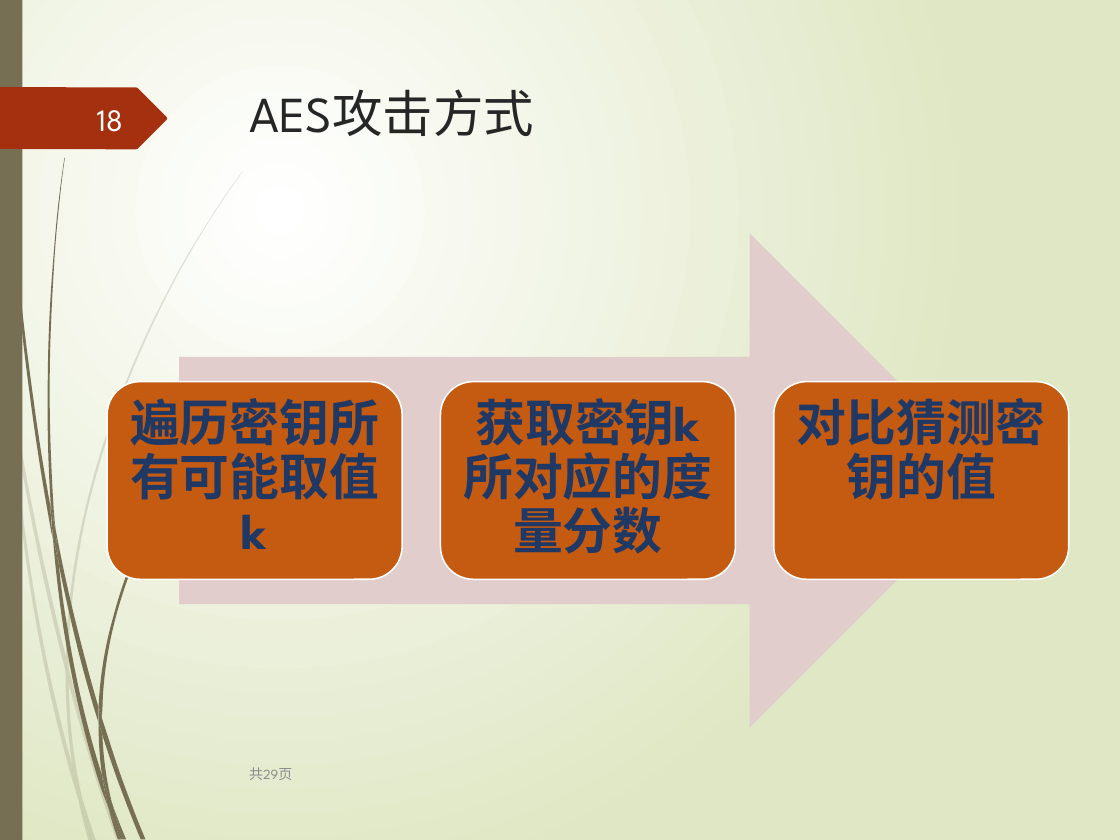
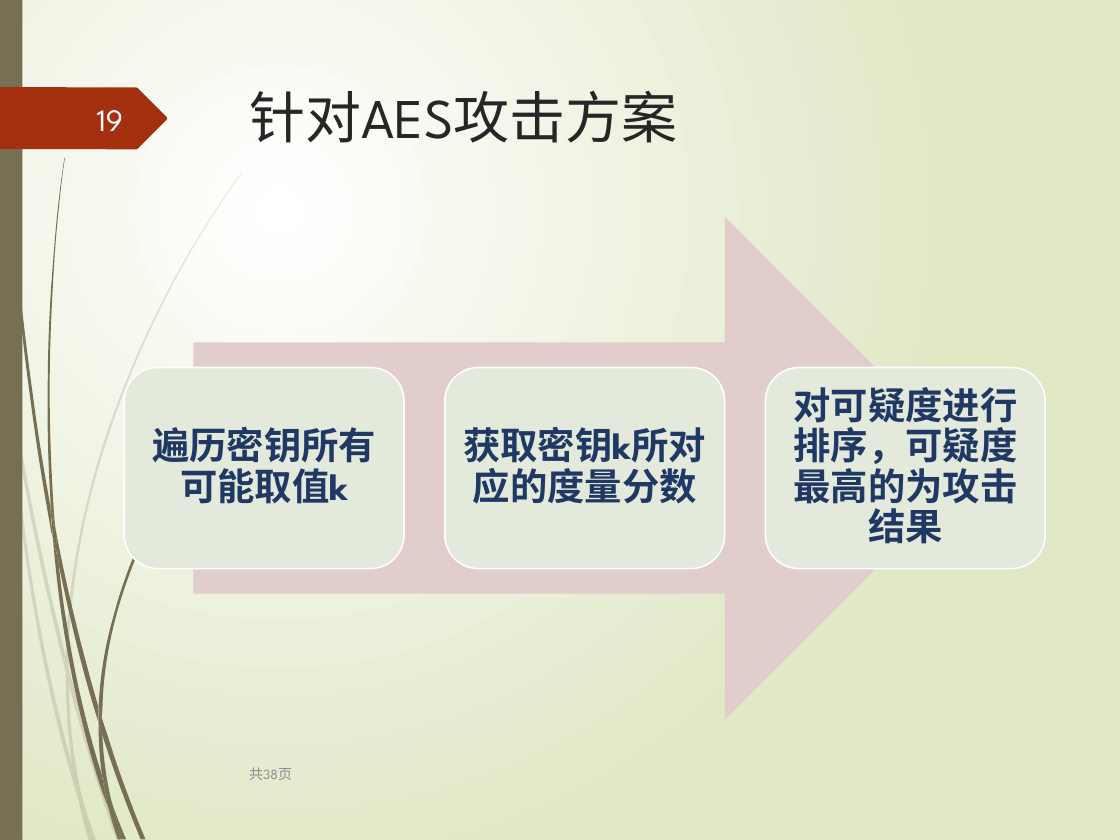
Before and after one commit to leborn0101/graduation, a slide deck: slide 19 of 毕业答辩.pptx (slide 18 before the commit). Drawn at 1120x840 pixels with LibreOffice and Linux fonts; fonts in the diff are those of the drawing. Boxes give left, top, right and bottom in pixels: in the first picture for what was removed or moved away, otherwise in the second. Text is boxed around its words. In the diff, an @@ line names an element or a change of style, - is before the commit and + after.

```diff
--- a/毕业答辩.pptx
+++ b/毕业答辩.pptx
@@ page number at bbox=[97, 110, 123, 131]: text changed @@
-18
+19
@@ title at bbox=[249, 90, 677, 143]: text changed; size 32.4 to 36 pt @@
-AES攻击方式
+针对AES攻击方案
@@ right arrow: place and size @@
-right arrow at bbox=[179, 233, 997, 727]
+right arrow at bbox=[194, 216, 977, 719]
@@ rounded rectangle: place and size @@
-rounded rectangle at bbox=[108, 382, 402, 580]
+rounded rectangle at bbox=[124, 367, 404, 569]
@@ text "遍历密钥所有可能取值k" at bbox=[152, 427, 376, 504]: size 32 to 24 pt; less space between paragraphs; vertical alignment top to middle @@
@@ text "遍历密钥所有可能取值k": place and size @@
-text "遍历密钥所有可能取值k" at bbox=[130, 398, 379, 549]
+text "遍历密钥所有可能取值k" at bbox=[152, 427, 376, 504]
@@ rounded rectangle: place and size @@
-rounded rectangle at bbox=[440, 382, 735, 580]
+rounded rectangle at bbox=[445, 367, 725, 569]
@@ text "获取密钥k所对应的度量分数": place and size @@
-text "获取密钥k所对应的度量分数" at bbox=[476, 398, 701, 454]
+text "获取密钥k所对应的度量分数" at bbox=[463, 427, 706, 470]
@@ text "获取密钥k所对应的度量分数" at bbox=[463, 427, 706, 470]: size 32 to 24 pt; less space between paragraphs; vertical alignment top to middle @@
@@ fill #C55A11 to #E3E9DB in 3 elements at bbox=[445, 367, 725, 569], bbox=[124, 367, 404, 569], bbox=[765, 367, 1045, 569] @@
@@ rounded rectangle: place and size @@
-rounded rectangle at bbox=[774, 382, 1068, 580]
+rounded rectangle at bbox=[765, 367, 1045, 569]
@@ text added at bbox=[793, 387, 1017, 544], 24 pt, text #203864, bold @@
+对可疑度进行排序，可疑度最高的为攻击结果
@@ text removed at bbox=[797, 398, 1046, 500] @@
-对比猜测密钥的值
@@ text at bbox=[249, 767, 292, 780]: text changed @@
-共29页
+共38页
```
Also in this commit, not shown: 19 other slides changed, 18 slides added, 9 slides removed, 1 other file.
